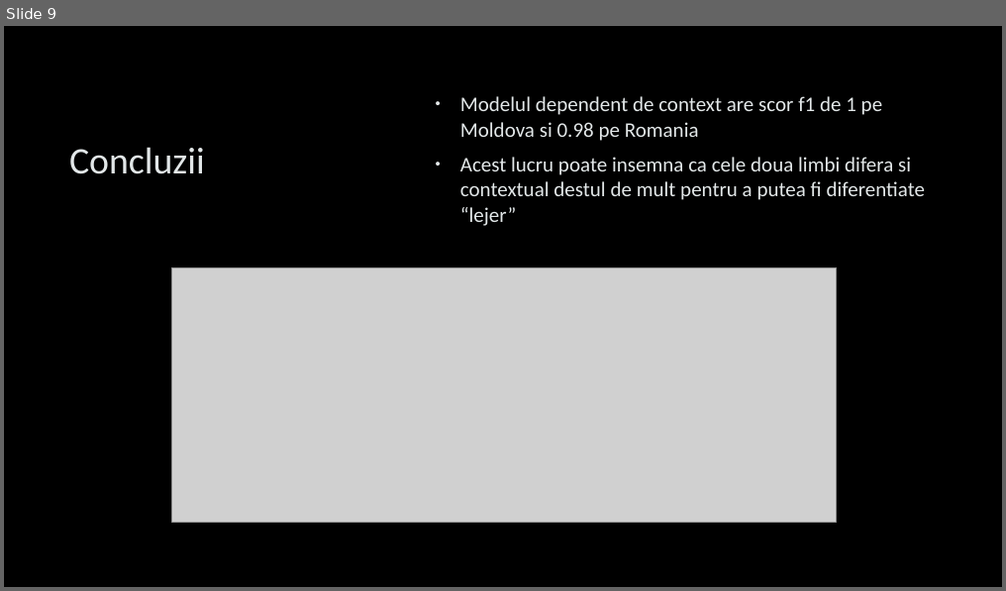
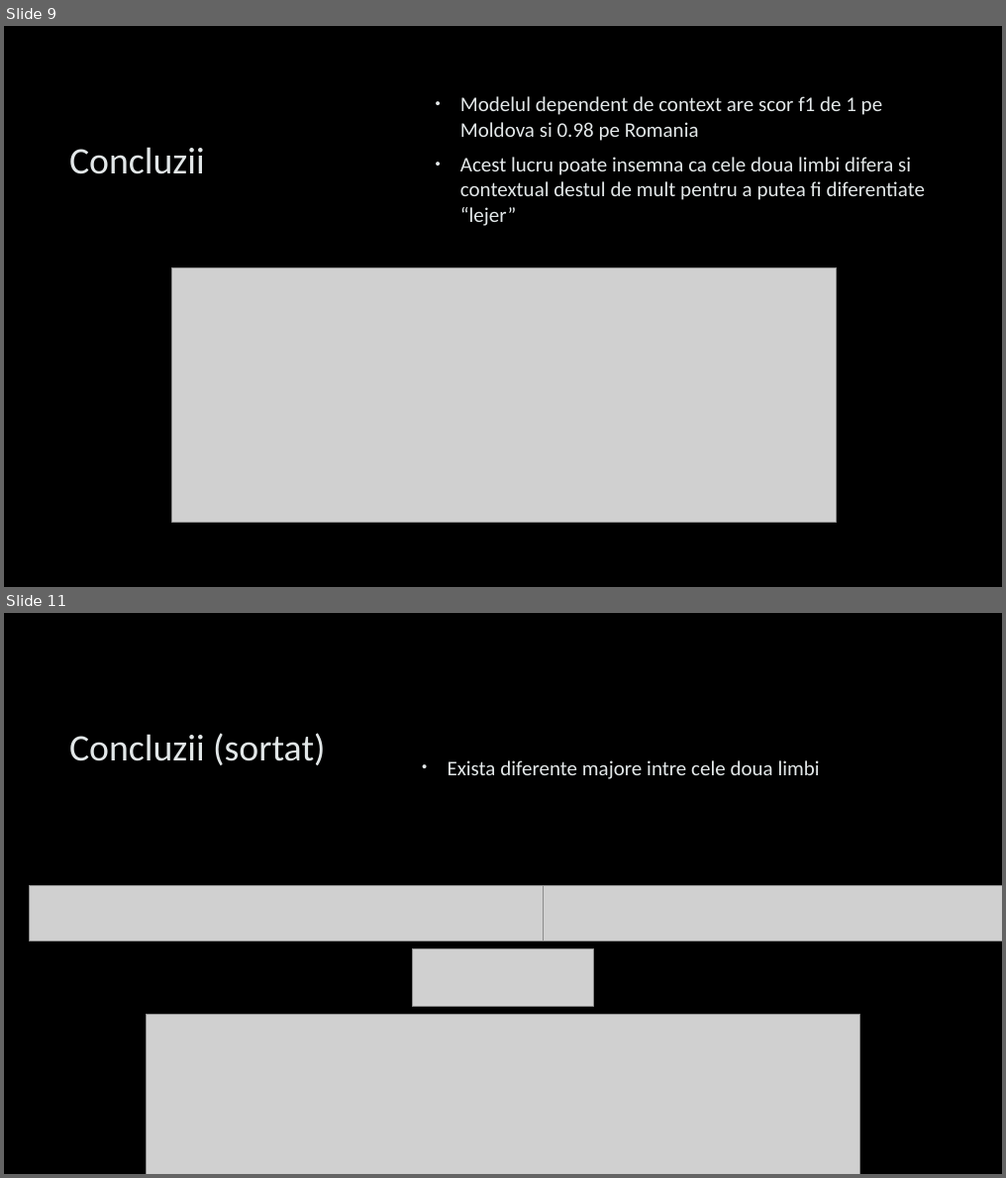
Before and after one commit to AlexTindeche/Romanian-Language-Study_Romania-Moldova, a slide deck: Presentation.pptx. Shown one above the other, each under a label of ours: slide 9 before the commit, slides 9 and 11 after it; the slides between them are not shown. The pictures are 1006x591 and 1006x1178 pixels, drawn with LibreOffice and Linux fonts; fonts in the diff are those of the drawing; grey boxes stand for pictures; background and template pictures are left out. Boxes give left, top, right and bottom in pixels: in the first picture for what was removed or moved away, otherwise in the second. Text is boxed around its words. In the diff, an @@ line names an element or a change of style, - is before the commit and + after.

```diff
--- a/Presentation.pptx
+++ b/Presentation.pptx
@@ slide 11 added at (x1=4, y1=613, x2=1002, y2=1174), background picture (left out) @@
@@ title added at (x1=69, y1=733, x2=325, y2=765), 36 pt, text #E2E7E8 @@
+Concluzii (sortat)
@@ text added at (x1=448, y1=761, x2=820, y2=779), 20 pt, text #E2E7E8 @@
+• Exista diferente majore intre cele doua limbi
@@ picture added at (x1=29, y1=886, x2=543, y2=942) @@
@@ picture added at (x1=543, y1=886, x2=1002, y2=942) @@
@@ picture added at (x1=413, y1=950, x2=594, y2=1007) @@
@@ picture added at (x1=147, y1=1014, x2=860, y2=1174) @@
```
Also in this commit, not shown: 2 slides changed, 4 other slides added, 2 other files.
